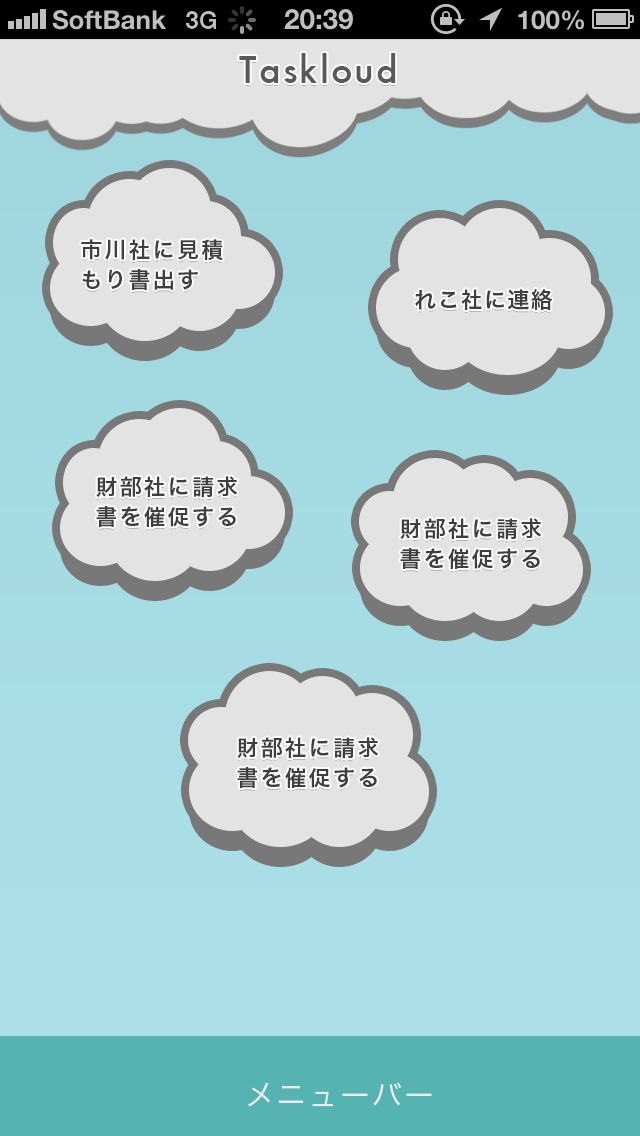
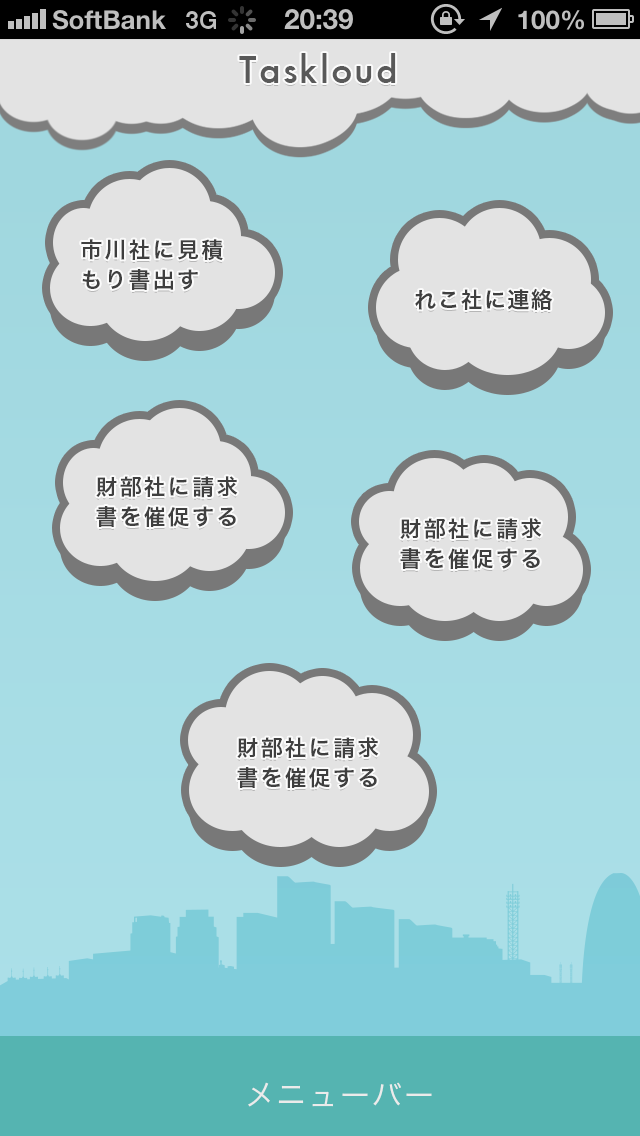
Revision of a layered (640, 1136) image; what changed, layer by layer:
painted on "楕円形 1" (32nd of 39, in "雲4") over [383,752,420,831]
painted on "楕円形 1" (36th of 39, in "雲4") over [189,790,240,831]
painted on "楕円形 1" (37th of 39, in "雲4") over [354,693,413,753]
painted on "楕円形 1" (38th of 39, in "雲4") over [305,676,359,695]
painted on "楕円形 1" (39th of 39, in "雲4") over [226,671,314,697]
"bg": blend pass through → normal over [0,668,640,1036]
added layer "building" (overlay, 70%) in group "bg" over [0,873,640,1036]
